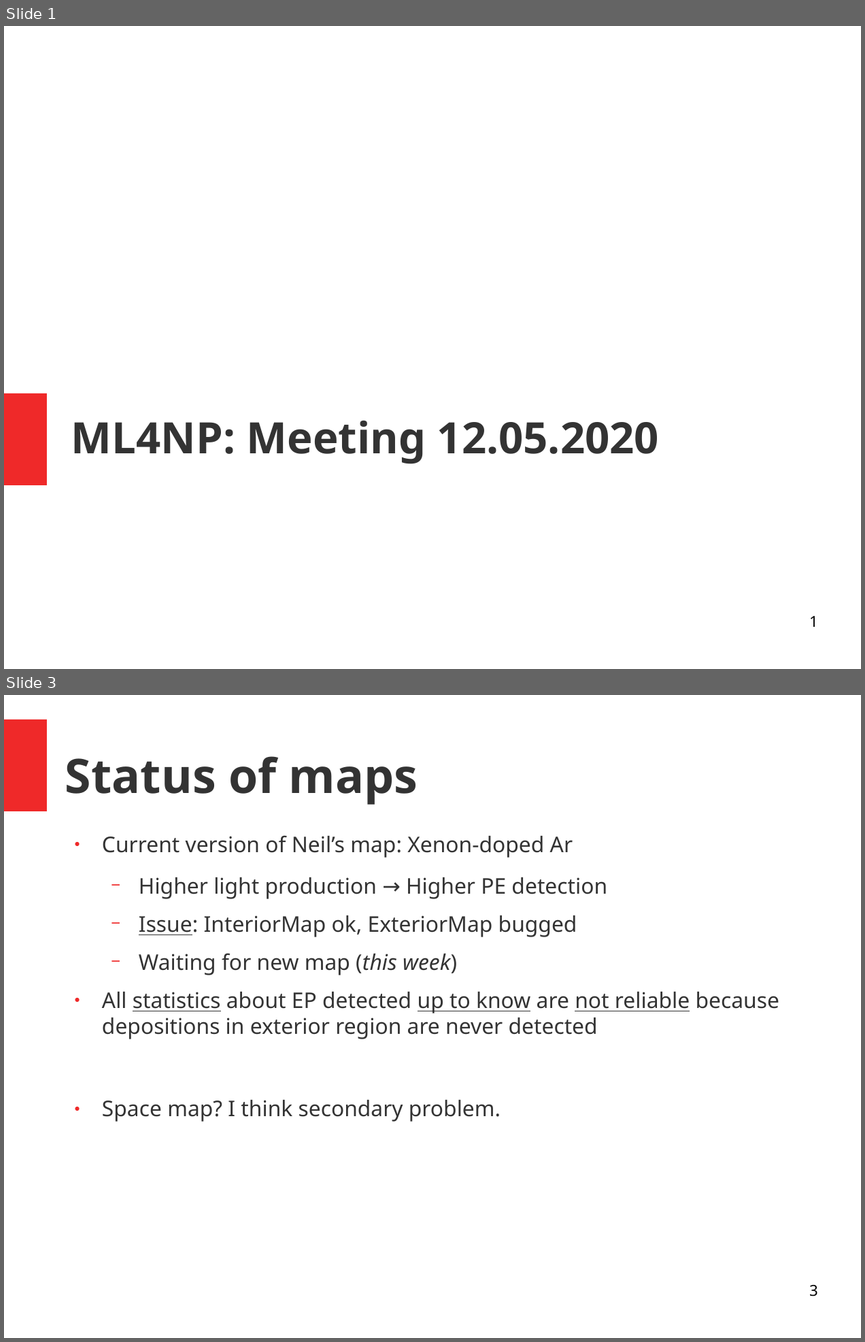
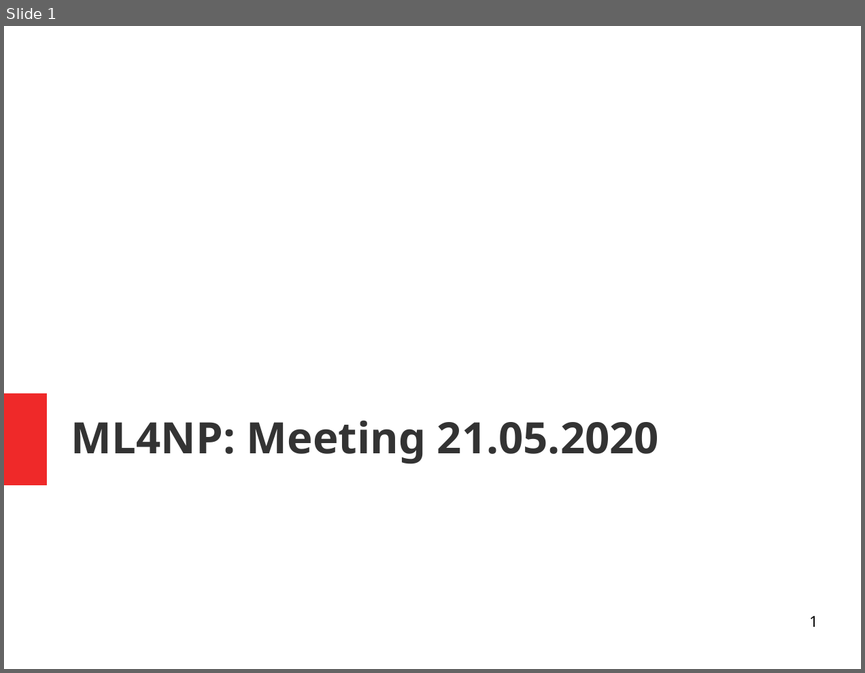
Before and after one commit to luigiberducci/ML4NP, a slide deck: Docs/meeting_ml4np_21mag2020.odp. Shown one above the other, each under a label of ours: slides 1 and 3 before the commit, slide 1 after it; the slides between them are not shown. The pictures are 865x1342 and 865x673 pixels, drawn with LibreOffice and Linux fonts; fonts in the diff are those of the drawing. Boxes give left, top, right and bottom in pixels: in the first picture for what was removed or moved away, otherwise in the second. Text is boxed around its words. In the diff, an @@ line names an element or a change of style, - is before the commit and + after.

```diff
--- a/Docs/meeting_ml4np_21mag2020.odp
+++ b/Docs/meeting_ml4np_21mag2020.odp
@@ slide 3 removed at <box>4,695,861,1338</box>, background #FFFFFF @@
@@ rectangle removed at <box>4,719,47,811</box> @@
@@ title removed at <box>65,756,417,804</box> @@
-Status of maps
@@ text removed at <box>102,835,779,1121</box> @@
-● Current version of Neil’s map: Xenon-doped Ar
-  − Higher light production → Higher PE detection
-  − Issue: InteriorMap ok, ExteriorMap bugged
-  − Waiting for new map (this week)
-● All statistics about EP detected up to know are not reliable because depositions in exterior region are never detected
-● Space map? I think secondary problem.
@@ page number removed at <box>809,1285,818,1296</box> @@
-3
@@ slide 1 changed as well @@
@@ title at <box>71,420,659,464</box>: text changed @@
-ML4NP: Meeting 12.05.2020
+ML4NP: Meeting 21.05.2020
```
Also in this commit, not shown: 11 slides added, 7 other slides removed, 7 other files.
